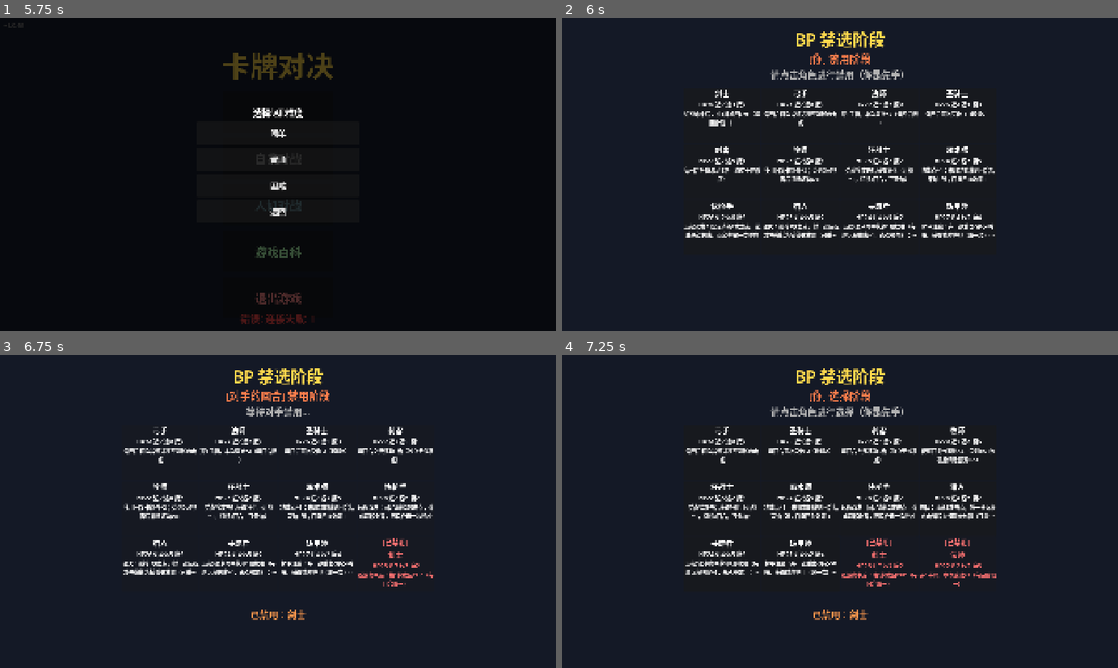
Above: before the commit, frames 1-4 (two rows, left to right).
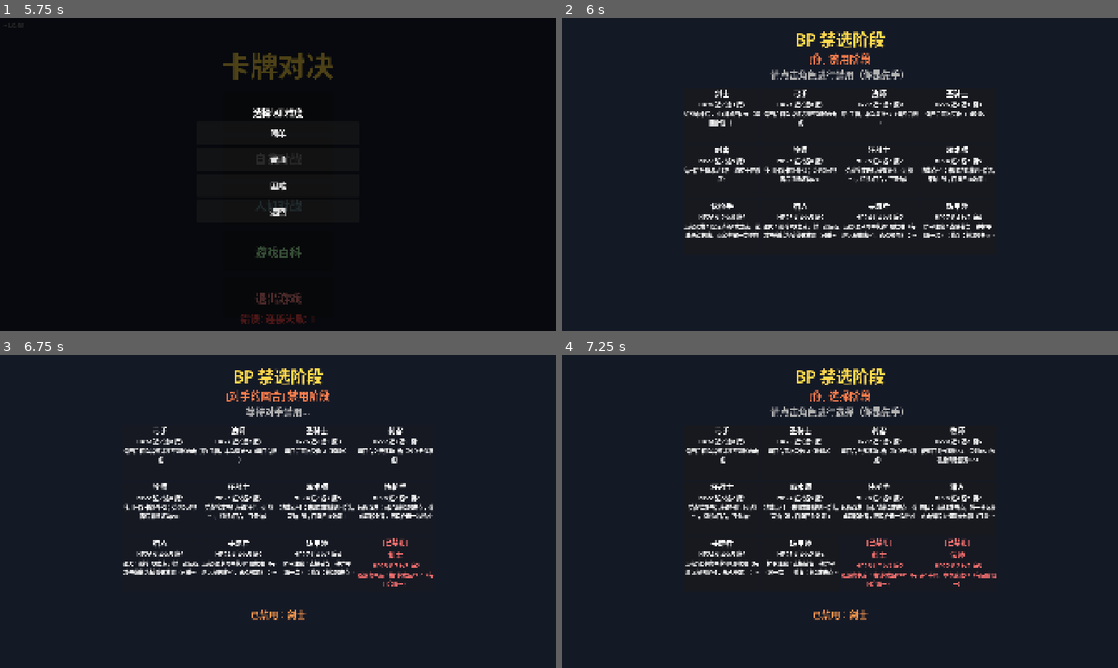
Above: after the commit, the same moments.

Repository: 41hu/card_duel
Game: Godot game, scene res://scenes/main_menu.tscn
The game is run twice, just before and just after one commit, with the same random seed, the same clock (stepped at 60 frames per second) and the same inputs.
Inputs (mouse positions are in pixels of both pictures, inside the frame that each line leads up to):
- Up to frame 1 (5.75 s): click "多人对战" at 0.5 s; click "自我对战" at 1.25 s; click (227, 174) at 2.02 s; type "12" at 2.1 s; click "加入" at 2.75 s; click "返回" at 3.5 s; click "人机对战" at 4.25 s; click "游戏百科" at 5 s
- Up to frame 2 (6 s): click "简单" at 5.75 s
- Up to frame 3 (6.75 s): click (161, 452) at 6.5 s
- Up to frame 4 (7.25 s): no input

Frame 1 is identical in both runs. In frame 2, 0.3% of the frame differs, in the area x 64-78%, y 65-71%; in frame 3, 0.3%; in frame 4, 0.3%, in the area x 36-50%, y 65-71%.

Commit message:
balance: 铸甲师双主动技能(护甲注魔改版+修复)(含逻辑改动)
- 护甲注魔: 改为不消耗卡牌, 直接选择一种护甲装备(限一次)
- 新增修复: 装备破损护甲时耗2攻击点+弃匹配强化攻击卡(重击→近战/穿心→远程/吟唱→法术), 修复1点耐久
- has_active_skills: 护甲注魔始终显示; 修复仅在护甲破损时显示
- battle_ui: 护甲注魔3选1弹窗 + 修复选卡弹窗(限匹配类型)
- 技能描述/文档同步

含逻辑改动: character_skills.gd + battle_ui.gd, 需主维护者部署服务器

Diff:
--- a/scripts/core/character_skills.gd
+++ b/scripts/core/character_skills.gd
@@ -160,11 +160,11 @@
 			# 埋伏：手牌有远程攻击牌（range/pierce）时才显示
 			if _has_range_attack(player_idx): skills.append("hunter_ambush")
 		"wardsmith":
-			# 护甲注魔：手牌有重击/穿心/吟唱时才显示（整局限一次由 skill_game_limit 控制）
-			for c in _ms.card_systems[player_idx].hand:
-				if c.type_id in ["heavy", "pierce", "chant"]:
-					skills.append("wardsmith_imbue")
-					break
+			# 护甲注魔：始终可用（整局限一次由 skill_game_limit 控制）
+			skills.append("wardsmith_imbue")
+			# 修复：装备护甲且耐久未满时可用
+			if not p.armor.is_empty() and p.armor.durability < p.armor.get("max_durability", 3):
+				skills.append("wardsmith_repair")
 	var result = []
 	for sk in skills:
 		# 每回合限次（数据表 skill_turn_limit，默认 1）
@@ -196,6 +196,7 @@
 		"assassin_move": return "暗影步"
 		"hunter_ambush": return "埋伏"
 		"wardsmith_imbue": return "护甲注魔"
+		"wardsmith_repair": return "修复"
 	return skill
 
 func use_skill(player_idx: int, skill: String, params: Dictionary) -> Dictionary:
@@ -224,11 +225,29 @@
 		"assassin_move": return _assassin_move(player_idx, params)
 		"hunter_ambush": return _hunter_ambush(player_idx, params)
 		"wardsmith_imbue": return _wardsmith_imbue(player_idx, params)
+		"wardsmith_repair": return _wardsmith_repair(player_idx, params)
 	return {success=false, msg="未知技能"}
 
-# 护甲注魔（铸甲师，限整局一次）：弃手牌中的重击/穿心/吟唱 → 获得对应攻击属性的护甲
+# 护甲注魔（铸甲师，限整局一次）：直接选择一种护甲装备（不消耗卡牌）
+func _wardsmith_imbue(player_idx: int, params: Dictionary) -> Dictionary:
+	var armor_id = str(params.get("armor_type", ""))
+	if not armor_id in ["near_armor", "range_armor", "magic_armor"]:
+		return {success=false, msg="请选择护甲类型"}
+	_ms.equipment.equip_armor(player_idx, armor_id)
+	_ms.add_log(player_idx, "护甲注魔: 装备%s" % Config.ARMOR_DB[armor_id].name)
+	return {success=true}
+
+# 修复（铸甲师）：装备破损护甲时，消耗2攻击点 + 弃一张与装备护甲匹配的强化攻击卡，修复1点耐久
 # 重击→近战防具、穿心→远程防具、吟唱→法术防具（一一对应 ARMOR_DB 类型）
-func _wardsmith_imbue(player_idx: int, params: Dictionary) -> Dictionary:
+func _wardsmith_repair(player_idx: int, params: Dictionary) -> Dictionary:
+	var p = _ms.players[player_idx]
+	if p.armor.is_empty():
+		return {success=false, msg="未装备护甲"}
+	var max_dur = p.armor.get("max_durability", 3)
+	if p.armor.durability >= max_dur:
+		return {success=false, msg="护甲未破损"}
+	if p.ap_attack < 2:
+		return {success=false, msg="攻击行动点不足"}
 	var uid = int(params.get("card_uid", -1))
 	var cs = _ms.card_systems[player_idx]
 	var card = {}
@@ -236,10 +255,14 @@
 		if c.uid == uid: card = c; break
 	if card.is_empty() or not card.type_id in ["heavy", "pierce", "chant"]:
 		return {success=false, msg="请选择重击/穿心/吟唱"}
-	var armor_id = {"heavy": "near_armor", "pierce": "range_armor", "chant": "magic_armor"}[card.type_id]
+	# 卡类型必须匹配已装备护甲类型
+	var expect_armor = {"heavy": "near_armor", "pierce": "range_armor", "chant": "magic_armor"}[card.type_id]
+	if p.armor.id != expect_armor:
+		return {success=false, msg="卡牌类型与装备护甲不匹配"}
 	cs.play_card(uid)  # 丢弃进弃牌堆
-	_ms.equipment.equip_armor(player_idx, armor_id)
-	_ms.add_log(player_idx, "护甲注魔: 装备%s" % Config.ARMOR_DB[armor_id].name)
+	p.armor.durability = min(max_dur, p.armor.durability + 1)
+	p.ap_attack -= 2
+	_ms.add_log(player_idx, "修复: %s耐久+1(%d/%d)" % [p.armor.data.name, p.armor.durability, max_dur])
 	return {success=true}
 
 # 被动：装备护甲耐久上限 +1（铸甲师 max_durability=4；由 equip_armor 调用）
--- a/scripts/data/character_data.gd
+++ b/scripts/data/character_data.gd
@@ -13,7 +13,7 @@
 	"gunslinger":  {name="快枪手", hp=26, near=2, range=6, magic=2, skill="gunslinger",   skill_desc="远程双发：固定消耗2攻击点，造成两段伤害，两段各需一次响应"},
 	"hunter":      {name="猎人",   hp=26, near=4, range=5, magic=2, skill="hunter",       skill_desc="埋伏：消耗1攻击点，将一张远程攻击牌转为捕兽夹放置（可重叠，踩上-3HP）"},
 	"tracker":     {name="寻踪者", hp=24, near=4, range=5, magic=2, skill="tracker",      skill_desc="远程/法术命中获得1层校准（每层远程伤害+1，永久叠加）；远程/法术攻击未造成伤害则校准清空"},
-	"wardsmith":   {name="铸甲师", hp=27, near=4, range=2, magic=4, skill="wardsmith",    skill_desc="护甲注魔：弃一张重击/穿心/吟唱，获得对应护甲（限一次）；护甲耐久上限+1"},
+	"wardsmith":   {name="铸甲师", hp=27, near=4, range=2, magic=4, skill="wardsmith",    skill_desc="护甲注魔：直接装备一种护甲（限一次）；修复：耗2攻击点弃匹配强化攻击卡修1点耐久；护甲耐久上限+1"},
 }
 
 const CHARACTER_IDS = ["swordsman", "archer", "mage", "paladin", "assassin", "priest", "berserker", "warlock", "gunslinger", "hunter", "tracker", "wardsmith"]
--- a/scripts/ui/battle_ui.gd
+++ b/scripts/ui/battle_ui.gd
@@ -685,29 +685,58 @@
 	if sk_id == "mage_discard": _show_mage_pick()
 	elif sk_id == "assassin_move": _popup_move(-1)
 	elif sk_id == "hunter_ambush": _show_hunter_pick()
-	elif sk_id == "wardsmith_imbue": _show_wardsmith_pick()
+	elif sk_id == "wardsmith_imbue": _show_wardsmith_imbue()
+	elif sk_id == "wardsmith_repair": _show_wardsmith_repair()
 	else: _n().send_use_skill(sk_id)
 
-# 铸甲师护甲注魔：选一张重击/穿心/吟唱丢弃换对应护甲
-func _show_wardsmith_pick():
-	var c = Control.new()
-	c.name = "WardsmithPick"
-	c.z_index = 10; c.set_anchors_and_offsets_preset(Control.PRESET_FULL_RECT)
-	var bg = ColorRect.new(); bg.color = Style.POPUP_BG
-	bg.set_anchors_and_offsets_preset(Control.PRESET_FULL_RECT); c.add_child(bg)
-	var vb = _popup_box(c, 700, 460)
-	vb.add_child(_lbl("护甲注魔：选择重击/穿心/吟唱（限一次）"))
+# 铸甲师护甲注魔：直接选择一种护甲装备（限一次，不耗卡）
+func _show_wardsmith_imbue():
+	var c = Control.new()
+	c.name = "WardsmithImbue"
+	c.z_index = 10; c.set_anchors_and_offsets_preset(Control.PRESET_FULL_RECT)
+	var bg = ColorRect.new(); bg.color = Style.POPUP_BG
+	bg.set_anchors_and_offsets_preset(Control.PRESET_FULL_RECT); c.add_child(bg)
+	var vb = _popup_box(c, 560, 380)
+	vb.add_child(_lbl("护甲注魔：选择要装备的护甲（限一次）"))
+	var options = [["near_armor", "近战防具"], ["range_armor", "远程防具"], ["magic_armor", "法术防具"]]
+	for opt in options:
+		var b = _mkbtn(opt[1])
+		b.pressed.connect(func(at=opt[0]): c.queue_free(); _n().send_use_skill("wardsmith_imbue", {"armor_type": at}))
+		vb.add_child(b)
+	var close = _mkbtn("取消")
+	close.pressed.connect(func(): c.queue_free())
+	vb.add_child(close)
+	add_child(c)
+
+# 铸甲师修复：选一张与装备护甲匹配的重击/穿心/吟唱（耗2攻击点，修复1点耐久）
+func _show_wardsmith_repair():
+	var c = Control.new()
+	c.name = "WardsmithRepair"
+	c.z_index = 10; c.set_anchors_and_offsets_preset(Control.PRESET_FULL_RECT)
+	var bg = ColorRect.new(); bg.color = Style.POPUP_BG
+	bg.set_anchors_and_offsets_preset(Control.PRESET_FULL_RECT); c.add_child(bg)
+	var vb = _popup_box(c, 620, 420)
 	var me = _game_state.players[0] if _game_state.players[0].index == _player_index else _game_state.players[1]
+	var armor = me.get("armor", {})
+	var expect_type = ""
+	var armor_name = "未知护甲"
+	if not armor.is_empty():
+		var aid = armor.get("id", "")
+		if Config.ARMOR_DB.has(aid): armor_name = Config.ARMOR_DB[aid].name
+		match aid:
+			"near_armor": expect_type = "heavy"
+			"range_armor": expect_type = "pierce"
+			"magic_armor": expect_type = "chant"
+	vb.add_child(_lbl("修复：选择%s（耗2攻击点，耐久+1）" % armor_name))
 	var has_any = false
 	for card in me.get("hand", []):
-		if card.type_id in ["heavy", "pierce", "chant"]:
+		if card.type_id == expect_type:
 			has_any = true
-			var armor = {"heavy": "近战防具", "pierce": "远程防具", "chant": "法术防具"}[card.type_id]
-			var b = _mkbtn("%s → %s" % [Config.card_name(card.type_id), armor])
-			b.pressed.connect(func(uid=card.uid): c.queue_free(); _n().send_use_skill("wardsmith_imbue", {"card_uid": uid}))
+			var b = _mkbtn(Config.card_name(card.type_id))
+			b.pressed.connect(func(uid=card.uid): c.queue_free(); _n().send_use_skill("wardsmith_repair", {"card_uid": uid}))
 			vb.add_child(b)
 	if not has_any:
-		vb.add_child(_lbl("没有可注魔的攻击牌"))
+		vb.add_child(_lbl("没有匹配的强化攻击牌"))
 	var close = _mkbtn("取消")
 	close.pressed.connect(func(): c.queue_free())
 	vb.add_child(close)
Not shown, changed: GAME_RULES.md
